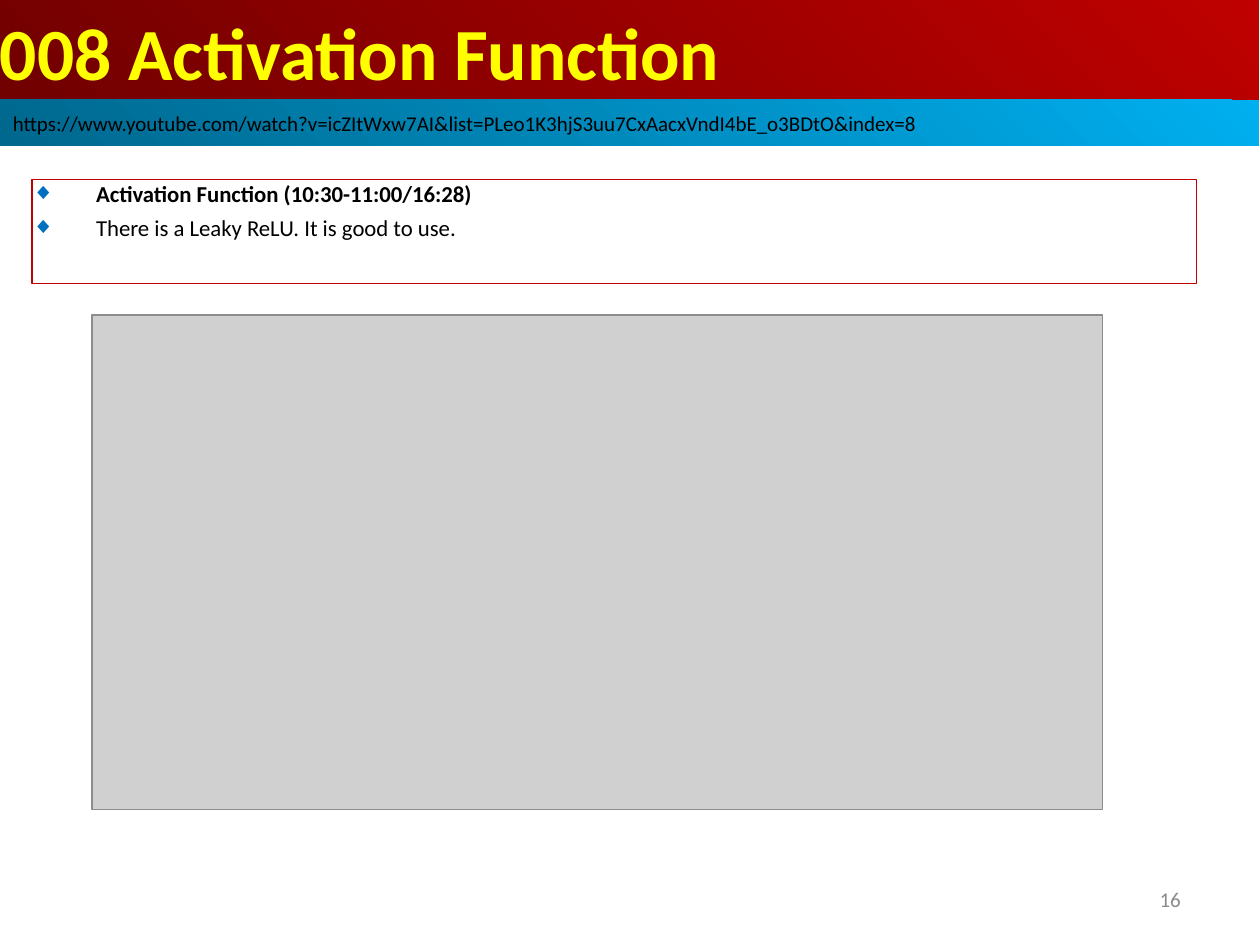
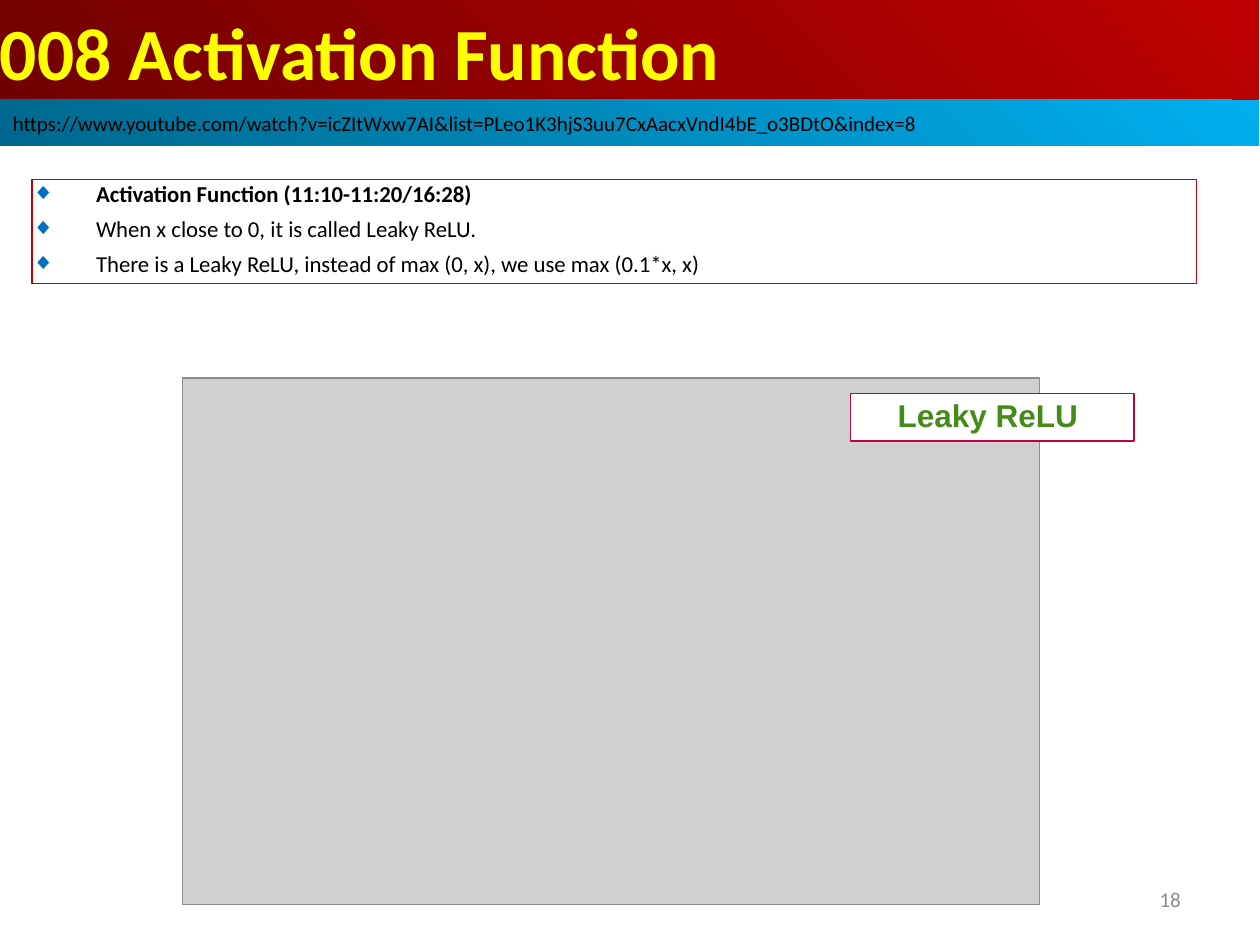
Before and after one commit to peterhchen/AIU_CS512_DL, a slide deck: slide 18 of 000_Lecture_Project/week02/01_Lecture/08_Act_Func.ppt (slide 16 before the commit). Drawn at 1260x945 pixels with LibreOffice and Linux fonts; fonts in the diff are those of the drawing; grey boxes stand for pictures. Boxes give left, top, right and bottom in pixels: in the first picture for what was removed or moved away, otherwise in the second. Text is boxed around its words. In the diff, an @@ line names an element or a change of style, - is before the commit and + after.

```diff
--- a/000_Lecture_Project/week02/01_Lecture/08_Act_Func.ppt
+++ b/000_Lecture_Project/week02/01_Lecture/08_Act_Func.ppt
@@ text in rectangle at (96, 185, 699, 276): text changed; bold off @@
-◆ Activation Function (10:30-11:00/16:28)
-◆ There is a Leaky ReLU. It is good to use.
+◆ Activation Function (11:10-11:20/16:28)
+◆ When x close to 0, it is called Leaky ReLU.
+◆ There is a Leaky ReLU, instead of max (0, x), we use max (0.1*x, x)
@@ picture: place and size @@
-picture at (92, 315, 1102, 810)
+picture at (183, 378, 1040, 905)
@@ rectangle added at (850, 393, 1134, 441), fill #FFFFFF, outline #BF0041 0.74 pt, 18 pt, text #468A1A, bold @@
+Leaky ReLU
@@ page number at (1160, 893, 1181, 907): text changed @@
-16
+18
```
Also in this commit, not shown: 15 other slides changed, 2 slides added, 1 other file.
